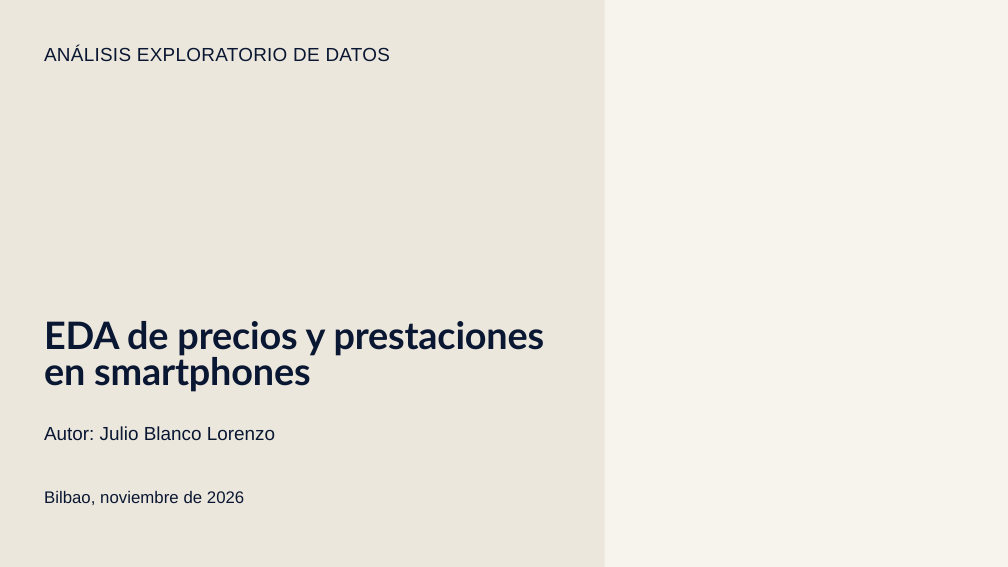
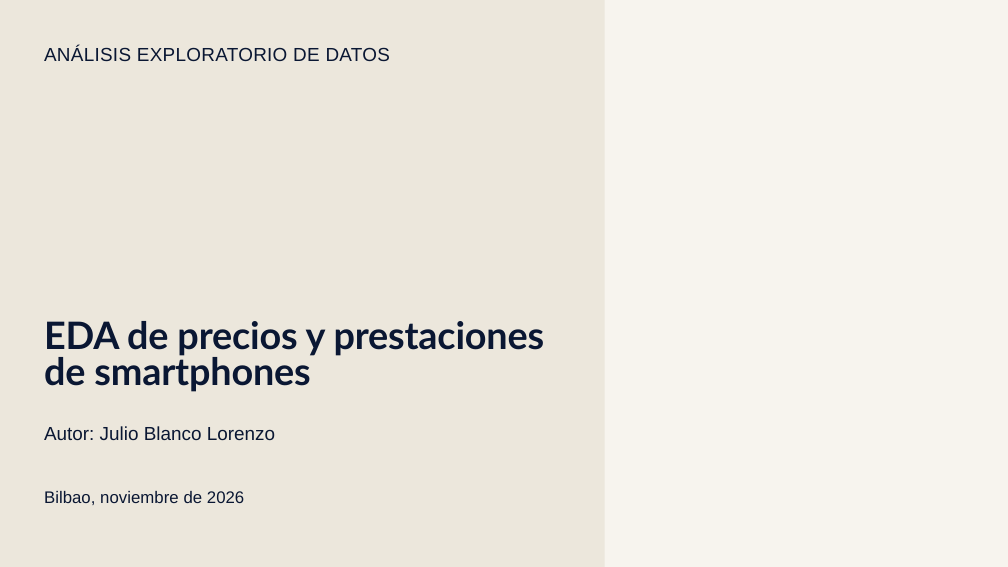
Before and after one commit to jblalor/2026-Data-Science.Proyecto-EDA, a slide deck: slide 1 of comparativa_smartphones.pptx. Drawn at 1008x567 pixels with LibreOffice and Linux fonts; fonts in the diff are those of the drawing; background and template pictures are left out. Boxes give left, top, right and bottom in pixels: in the first picture for what was removed or moved away, otherwise in the second. Text is boxed around its words. In the diff, an @@ line names an element or a change of style, - is before the commit and + after.

```diff
--- a/comparativa_smartphones.pptx
+++ b/comparativa_smartphones.pptx
@@ text at <box>44,321,545,392</box>: text changed @@
-EDA de precios y prestaciones en smartphones
+EDA de precios y prestaciones de smartphones
```
Also in this commit, not shown: 1 other file.
